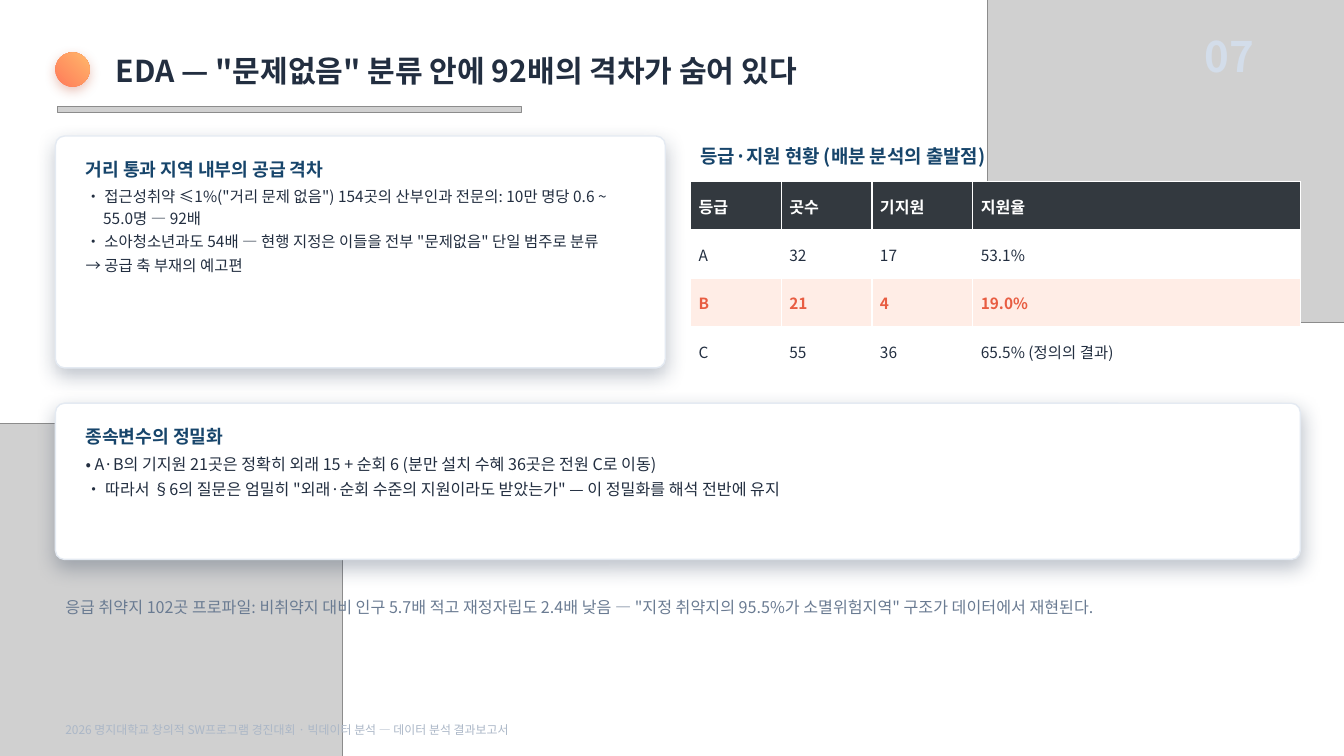
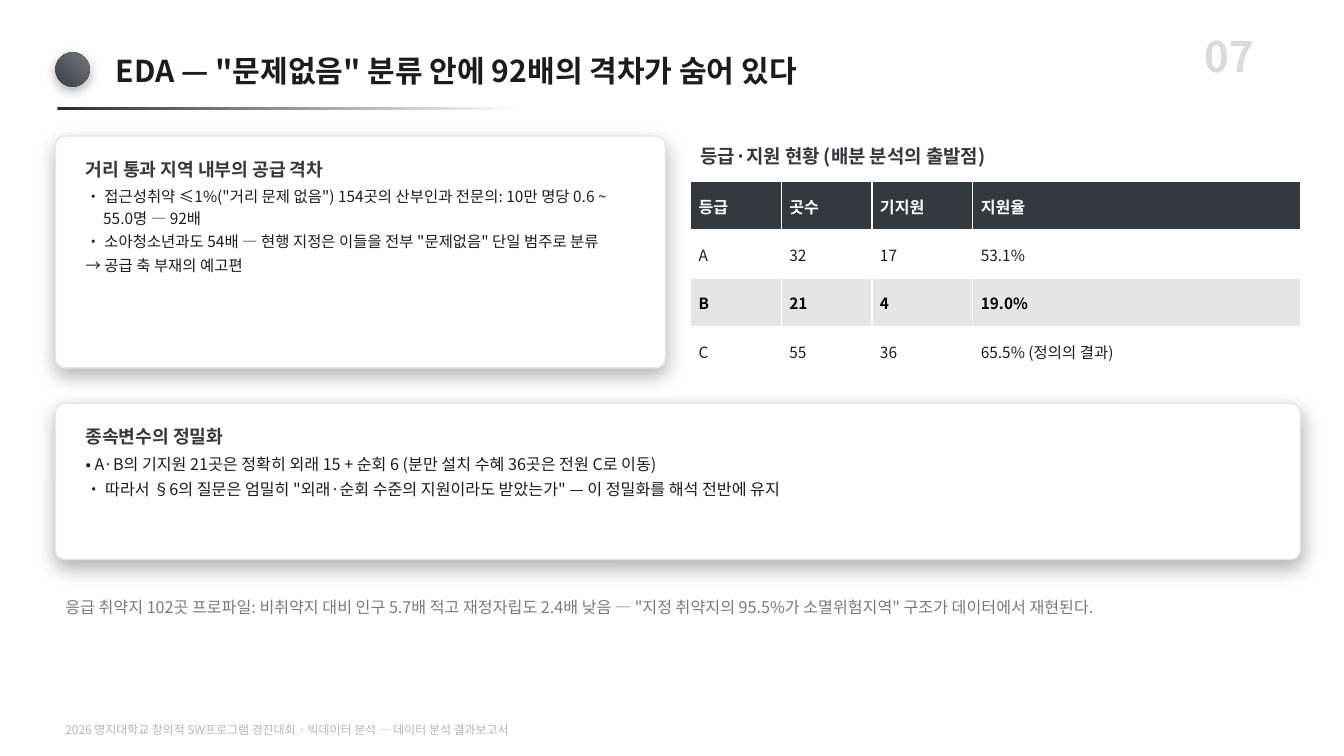
Before and after one commit to karvvan/maternity-care-policy-audit, a slide deck: slide 7 of 04_제출물/데이터분석_결과보고서.pptx. Drawn at 1344x756 pixels with LibreOffice and Linux fonts; fonts in the diff are those of the drawing; grey boxes stand for pictures. Boxes give left, top, right and bottom in pixels: in the first picture for what was removed or moved away, otherwise in the second. Text is boxed around its words. In the diff, an @@ line names an element or a change of style, - is before the commit and + after.

Commit message:
PPT 모노톤 전환 — 유채색·장식 조형물 제거
- ppt_helpers 팔레트를 무채색으로 재정의(v4). 색상(hue)이 아니라
  명도(value) 차이로만 위계를 만든다. 강조도 코랄이 아니라 검정+굵게.
- 표지의 구·고리·블롭·지도 삽화 제거. 오른쪽 절반을 이미지·삽화를
  직접 넣을 여백으로 비워 둔다. 결론 슬라이드 장식도 제거.
- 그림 4종에 FIG_MONO=1 무채색판 추가 → 04_제출물/그림_모노.
  보고서 PDF가 쓰는 04_제출물/그림(컬러)은 그대로 둔다.
- 그림3 셀 숫자 색을 데이터 비율이 아니라 합성된 실제 셀 밝기로 결정.
  컬러판에서도 연한 셀 위 흰 글씨가 안 읽히던 문제가 같이 고쳐진다.
- PPT 생성기 3종을 99_아카이브/생성기_기각 → 03_분석/_문서생성 으로 이동
  (다시 쓰는 도구이므로 '기각' 자리에 두지 않는다).

검증: 두 덱 슬라이드 XML의 유채색 0개(채도>12 없음), 덱 내 이미지는
무채색 그림 4개뿐. 그림 재생성 시 rho=-0.190 / OR=4.82 / p=0.021 일치.

```diff
--- a/04_제출물/데이터분석_결과보고서.pptx
+++ b/04_제출물/데이터분석_결과보고서.pptx
@@ picture removed at [988,0,1344,323] @@
@@ text added at [1204,23,1254,84], 30 pt, text #D8DADD, bold @@
+07
@@ rounded rectangle at [55,52,90,87]: fill gradient #FF7A59 to #FFB86B to gradient #3A3F45 to #73787E; shadow changed @@
@@ text "EDA — "문제없음" 분류 안에 ..." at [116,56,796,85]: text colour #222E40 to #1C1C1E @@
@@ picture removed at [57,107,521,113] @@
@@ rectangle added at [57,107,521,110], fill gradient #2A2E33 to #FFFFFF @@
@@ rounded rectangle at [55,136,665,368]: outline #E4EAF2 1 pt to #E4E6E9 1 pt; shadow changed @@
@@ text "등급·지원 현황 (배분 분석의 출발점)" at [700,147,985,167]: text colour #17456B to #33393F @@
@@ text "거리 통과 지역 내부의 공급 ..." at [86,160,598,273]: text colour #17456B to #33393F in "거리 통과 지역 내부의 공급 격차"; text colour #222E40 to #1C1C1E in "• 접근성취약 ≤1%("거리 문제 없음") 154곳의 산부인과 ...", "• 소아청소년과도 54배 — 현행 지정은 이들을 ...", "→ 공급 축 부재의 예고편" @@
@@ table at [691,181,1301,375] @@
@@ fill #FFEDE6 to #E3E5E8 in row 3 @@
@@ text colour #222E40 to #1C1C1E in "A", "32", "17", "53.1%" and 4 more places @@
@@ text colour #E85D42 to #000000 in "B", "21", "4", "19.0%" @@
@@ rounded rectangle at [55,403,1301,560]: outline #E4EAF2 1 pt to #E4E6E9 1 pt; shadow changed @@
@@ text "종속변수의 정밀화" at [86,427,780,497]: text colour #17456B to #33393F in "종속변수의 정밀화"; text colour #222E40 to #1C1C1E @@
@@ picture removed at [0,423,343,756] @@
@@ text "응급 취약지 102곳 프로파일: 비취약지 ..." at [65,599,1094,614]: text colour #6A7B92 to #767A7F @@
@@ text "2026 명지대학교 창의적 SW프로그램 경진대회 ..." at [65,724,509,735]: text colour #ABB7C7 to #B2B5B9 @@
```
Also in this commit, not shown: 18 other slides changed, 14 other files.
